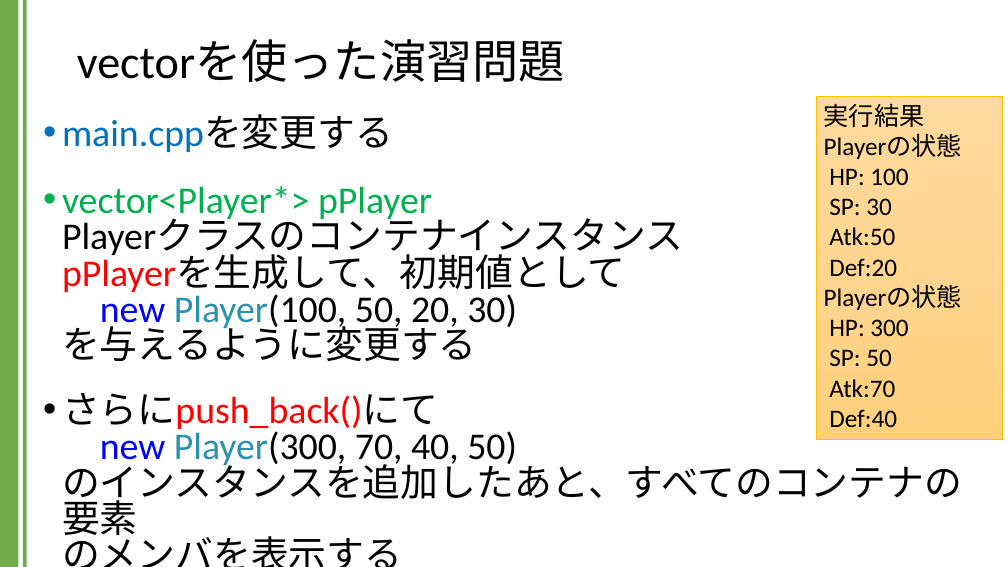
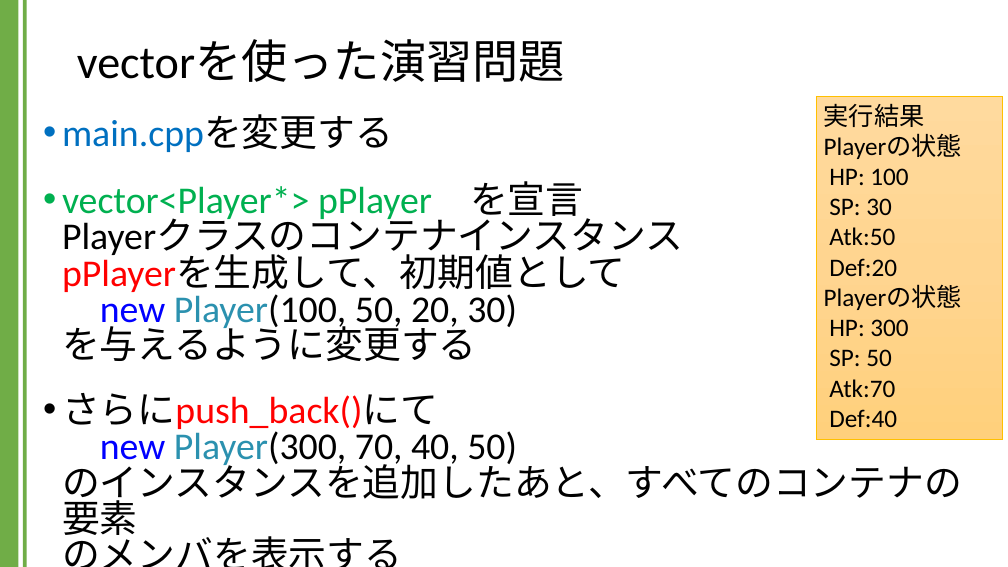
Before and after one commit to kic-murata/cpp2024, a slide deck: slide 6 of 授業資料/演習課題：継承.pptx. Drawn at 1008x567 pixels with LibreOffice and Linux fonts; fonts in the diff are those of the drawing. Boxes give left, top, right and bottom in pixels: in the first picture for what was removed or moved away, otherwise in the second. Text is boxed around its words. In the diff, an @@ line names an element or a change of style, - is before the commit and + after.

```diff
--- a/授業資料/演習課題：継承.pptx
+++ b/授業資料/演習課題：継承.pptx
@@ text at [62,181,683,361]: text changed @@
-• vector<Player*> pPlayer
-  Playerクラスのコンテナインスタンス
-  pPlayerを生成して、初期値として
-  new Player(100, 50, 20, 30)
-  を与えるように変更する
+• vector<Player*> pPlayer を宣言
+  Playerクラスのコンテナインスタンス
+  pPlayerを生成して、初期値として
+  new Player(100, 50, 20, 30)
+  を与えるように変更する
```
Also in this commit, not shown: 1 other slide changed.
